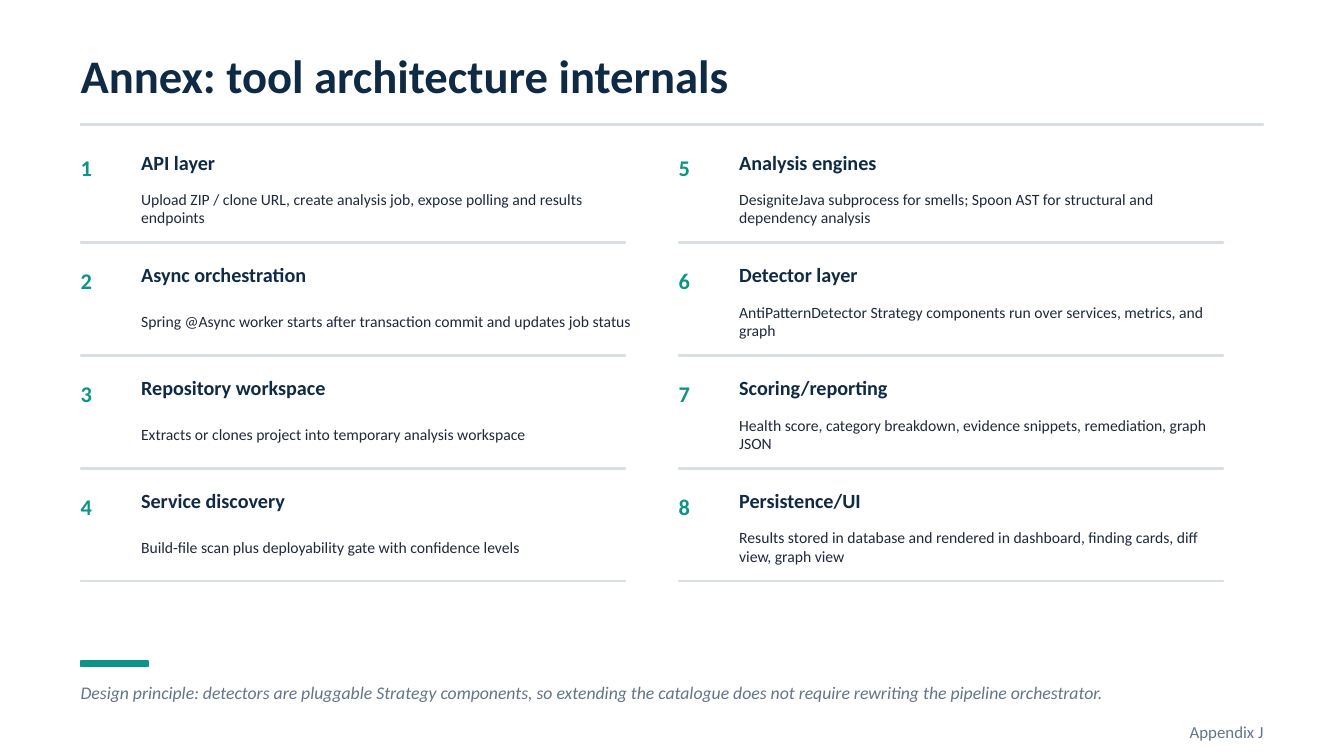
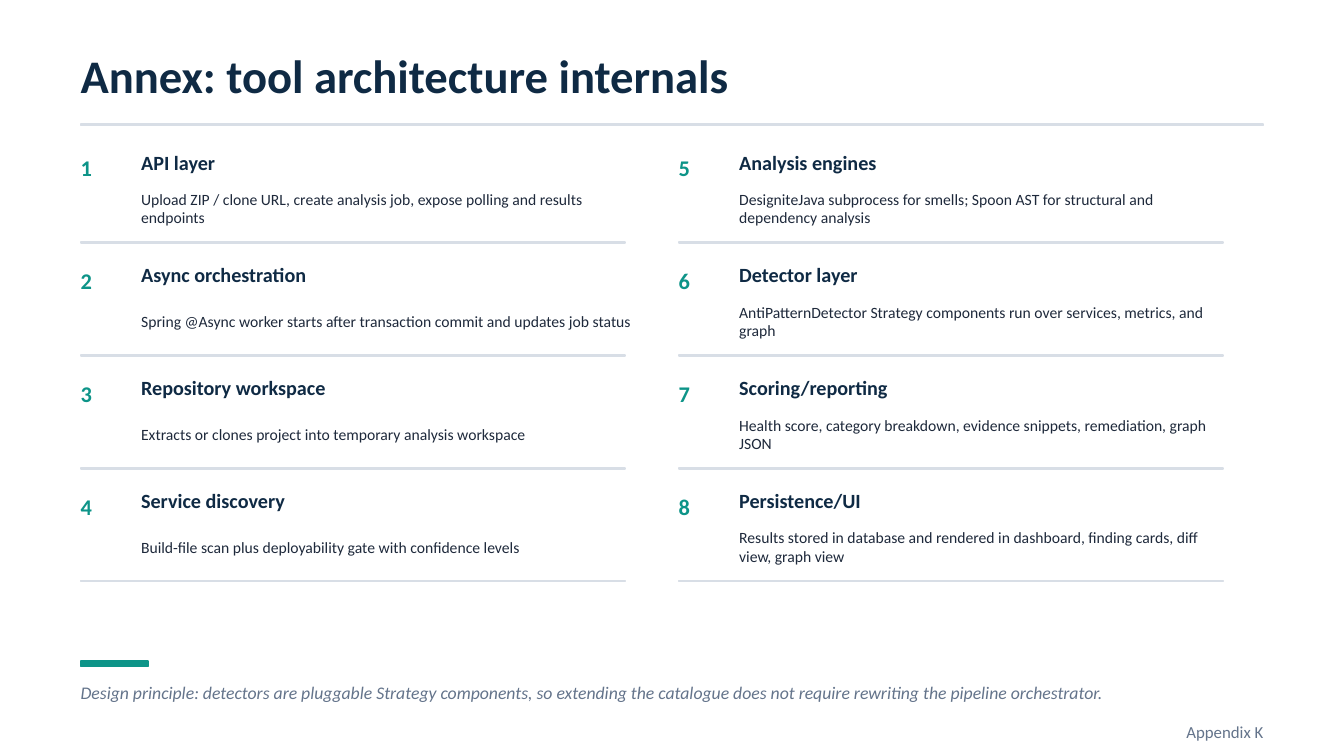
Before and after one commit to andrei45635/dissertation_backend, a slide deck: slide 26 of thesis/presentation/MSA_Detector_Defense_improved_v2.pptx (slide 25 before the commit). Drawn at 1344x756 pixels with LibreOffice and Linux fonts; fonts in the diff are those of the drawing. Boxes give left, top, right and bottom in pixels: in the first picture for what was removed or moved away, otherwise in the second. Text is boxed around its words. In the diff, an @@ line names an element or a change of style, - is before the commit and + after.

```diff
--- a/thesis/presentation/MSA_Detector_Defense_improved_v2.pptx
+++ b/thesis/presentation/MSA_Detector_Defense_improved_v2.pptx
@@ text at <box>1186,726,1264,741</box>: text changed @@
-Appendix J
+Appendix K
```
Also in this commit, not shown: 6 other slides changed, 1 slide added, 4 other files.
